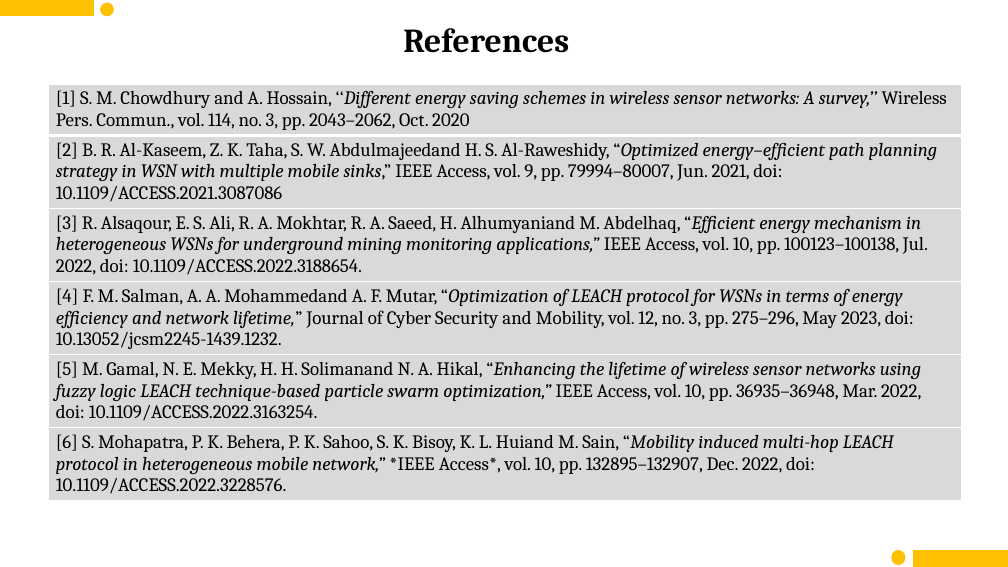
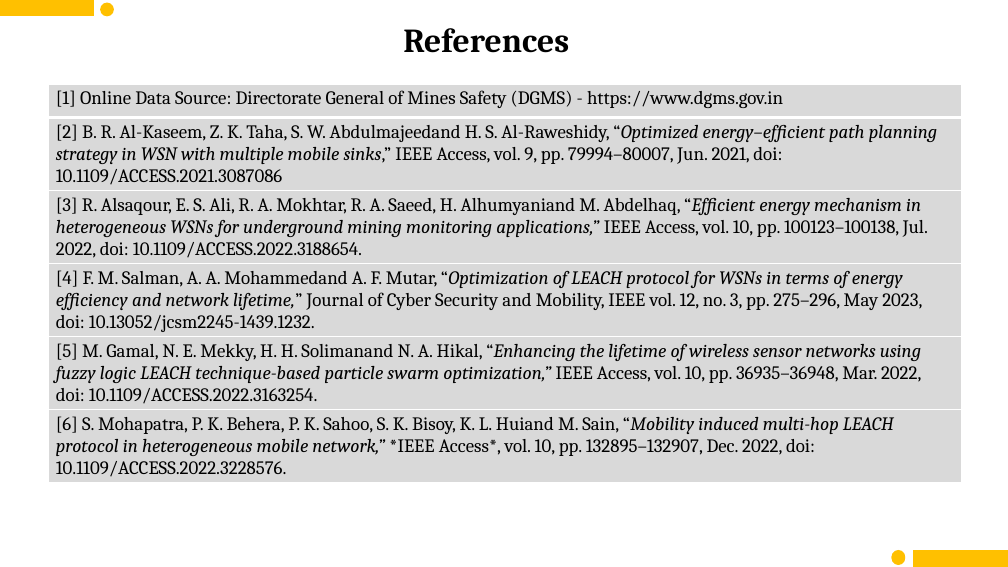
Before and after one commit to imshubhamcodex/ql--resources, a slide deck: slide 22 of mid_sem_RL_interM.pptx. Drawn at 1008x567 pixels with LibreOffice and Linux fonts; fonts in the diff are those of the drawing. Boxes give left, top, right and bottom in pixels: in the first picture for what was removed or moved away, otherwise in the second. Text is boxed around its words. In the diff, an @@ line names an element or a change of style, - is before the commit and + after.

```diff
--- a/mid_sem_RL_interM.pptx
+++ b/mid_sem_RL_interM.pptx
@@ table at <box>48,84,962,506</box> @@
-row 1, column 1: [1] S. M. Chowdhury and A. Hossain, ‘‘Different energy saving schemes in wireless sensor networks: A survey,’’ Wireless Pers. Commun., vol. 114, no. 3, pp. 2043–2062, Oct. 2020
+row 1, column 1: [1] Online Data Source: Directorate General of Mines Safety (DGMS) - https://www.dgms.gov.in
-row 4, column 1: [4] F. M. Salman, A. A. Mohammedand A. F. Mutar, “Optimization of LEACH protocol for WSNs in terms of energy efficiency and network lifetime,” Journal of Cyber Security and Mobility, vol. 12, no. 3, pp. 275–296, May 2023, doi: 10.13052/jcsm2245-1439.1232.
+row 4, column 1: [4] F. M. Salman, A. A. Mohammedand A. F. Mutar, “Optimization of LEACH protocol for WSNs in terms of energy efficiency and network lifetime,” Journal of Cyber Security and Mobility, IEEE vol. 12, no. 3, pp. 275–296, May 2023, doi: 10.13052/jcsm2245-1439.1232.
```
Also in this commit, not shown: 15 other slides changed.
